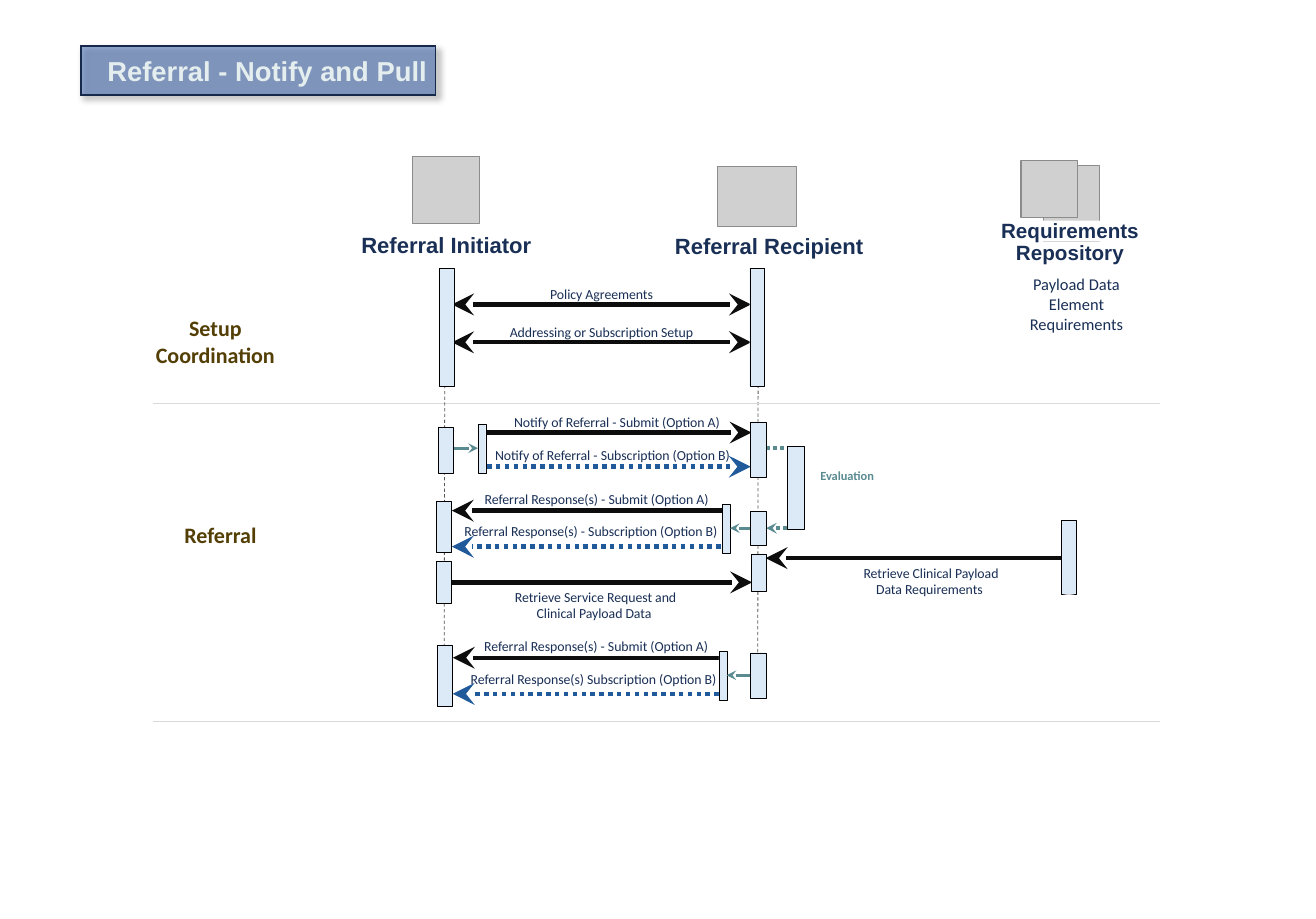
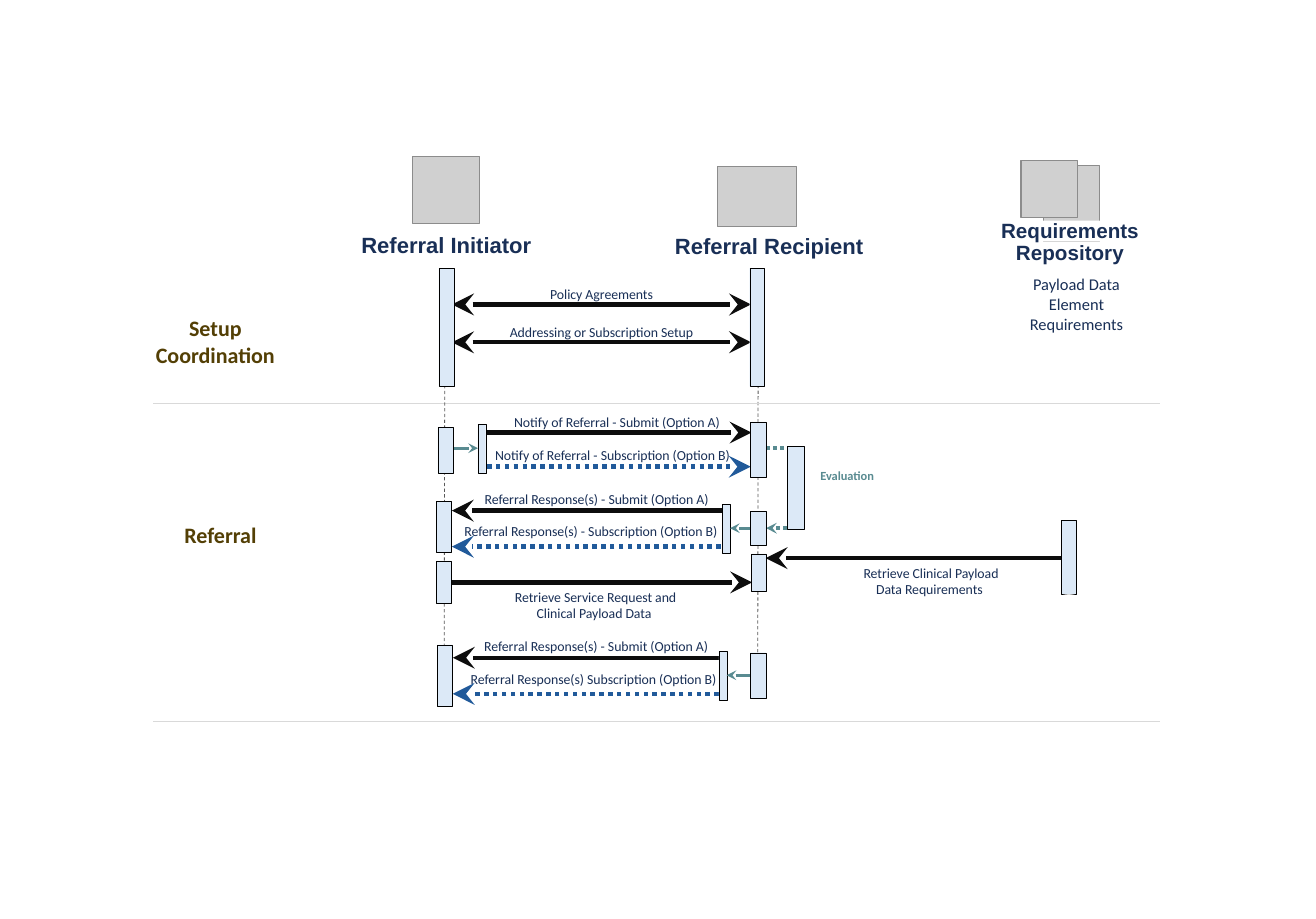
Before and after one commit to HL7/bser, a slide deck: slide 2 of input/imagesourcefiles/BSeR Flow Diagrams - V7.pptx. Drawn at 1316x919 pixels with LibreOffice and Linux fonts; fonts in the diff are those of the drawing; grey boxes stand for pictures. Boxes give left, top, right and bottom in pixels: in the first picture for what was removed or moved away, otherwise in the second. Text is boxed around its words. In the diff, an @@ line names an element or a change of style, - is before the commit and + after.

```diff
--- a/input/imagesourcefiles/BSeR Flow Diagrams - V7.pptx
+++ b/input/imagesourcefiles/BSeR Flow Diagrams - V7.pptx
@@ rectangle removed at box(81, 46, 436, 95) @@
@@ text removed at box(107, 61, 427, 87) @@
-Referral - Notify and Pull
```
Also in this commit, not shown: 2 other slides changed, 1 slide added, 2 other files.
